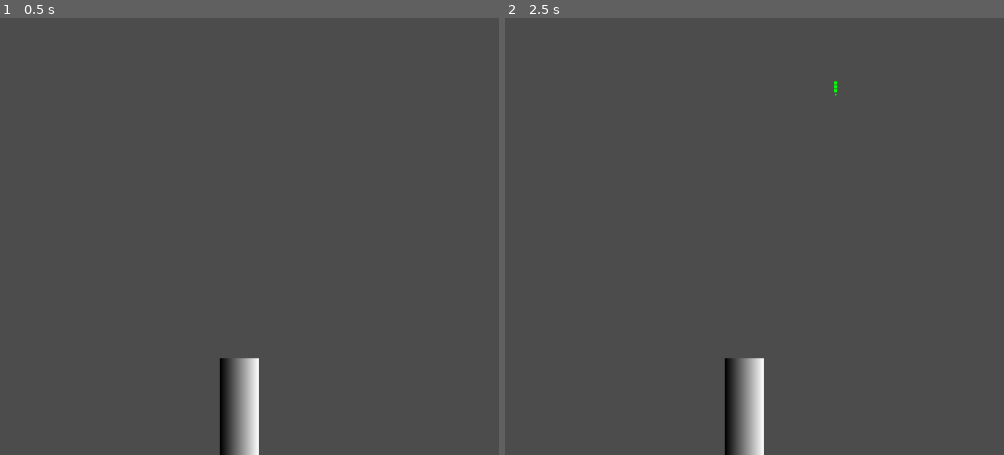
Above: before the commit, frames 1-2 (left to right).
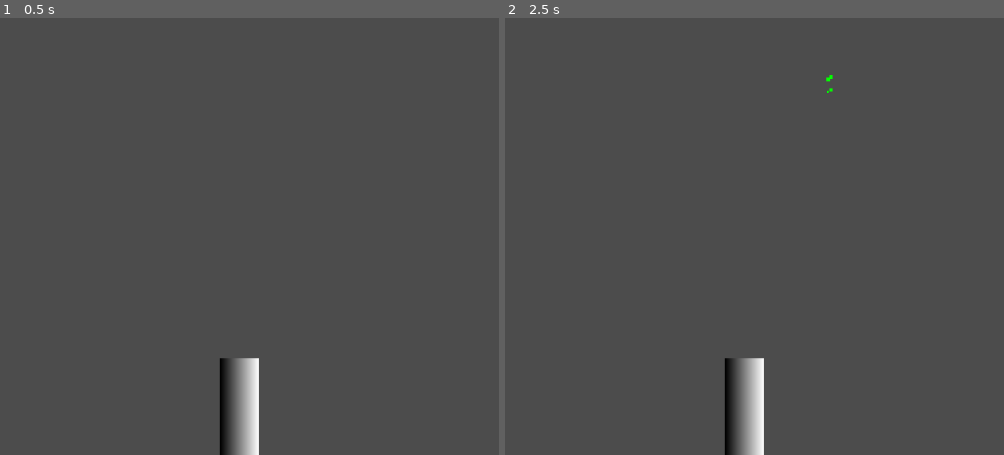
Above: after the commit, the same moments.

Repository: MrRiptide/Unstable-Space
Game: Godot game, scene res://Viewspace.tscn
The game is run twice, just before and just after one commit, with the same random seed, the same clock (stepped at 60 frames per second) and the same inputs.
Inputs (mouse positions are in pixels of both pictures, inside the frame that each line leads up to):
- Up to frame 1 (0.5 s): no input
- Up to frame 2 (2.5 s): tap Enter at 0.5 s; move the mouse to (934, 197) at 0.52 s; press the mouse at (934, 197) at 0.53 s; move the mouse to (594, 245) at 1.27 s; release the mouse at (594, 245) at 1.28 s; click (594, 245) at 1.35 s; tap Space at 2 s; move the mouse to (834, 118) at 2.02 s; press the mouse at (834, 118) at 2.03 s

Frame 1 is identical in both runs. In frame 2, less than 0.1% of the frame differs, in the area x 64-67%, y 13-18%.

Commit message:
made the spray slightly more satisfying

Diff:
--- a/Asteroid.gd
+++ b/Asteroid.gd
@@ -3,7 +3,7 @@
 
 # Declare member variables here. Examples:
 var direction = 0
-var speed = 10
+var speed = 50
 var distance = 1000
 
 
--- a/Gamespace.gd
+++ b/Gamespace.gd
@@ -6,6 +6,7 @@
 
 
 func _ready():
+	randomize()
 	var asteroid = asteroidScene.instance()
 
 	get_node("Asteroids").add_child(asteroid)
@@ -36,18 +37,19 @@
 
 		# doing recoil of the gun
 
-		var max_x_offset = 150
+		var max_y_offset = 150
 		var wiggle_coef = 50
 		# thinking to bound the recoil so that it doesnt end up off the screen
-		y_offset = min(max_x_offset, y_offset + 10 + 25*(1-health/max_health))
-		if y_offset > max_x_offset:
-			x_offset = (1 - health/max_health)*wiggle_coef * sin(y_offset)
+		y_offset = min(max_y_offset, y_offset + 10 + 5*(1-health/max_health))
+
+		print((1.2 - float(health)/max_health))
+		x_offset = (1.2 - float(health)/max_health)*wiggle_coef * randf()
 
 		var hit_reg = get_node("Gunner/Hit Registration")
 
 		hit_reg.global_position = get_global_mouse_position() - Vector2(
 			x_offset,
-			min(y_offset, max_x_offset + (health/max_health)*wiggle_coef * cos(y_offset))
+			min(y_offset + (1.2 - float(health)/max_health)*wiggle_coef * randf(), 100000)
 		)
 
 		# hit registration
Not shown: 3 places in Viewspace.tscn that only renumber resources
